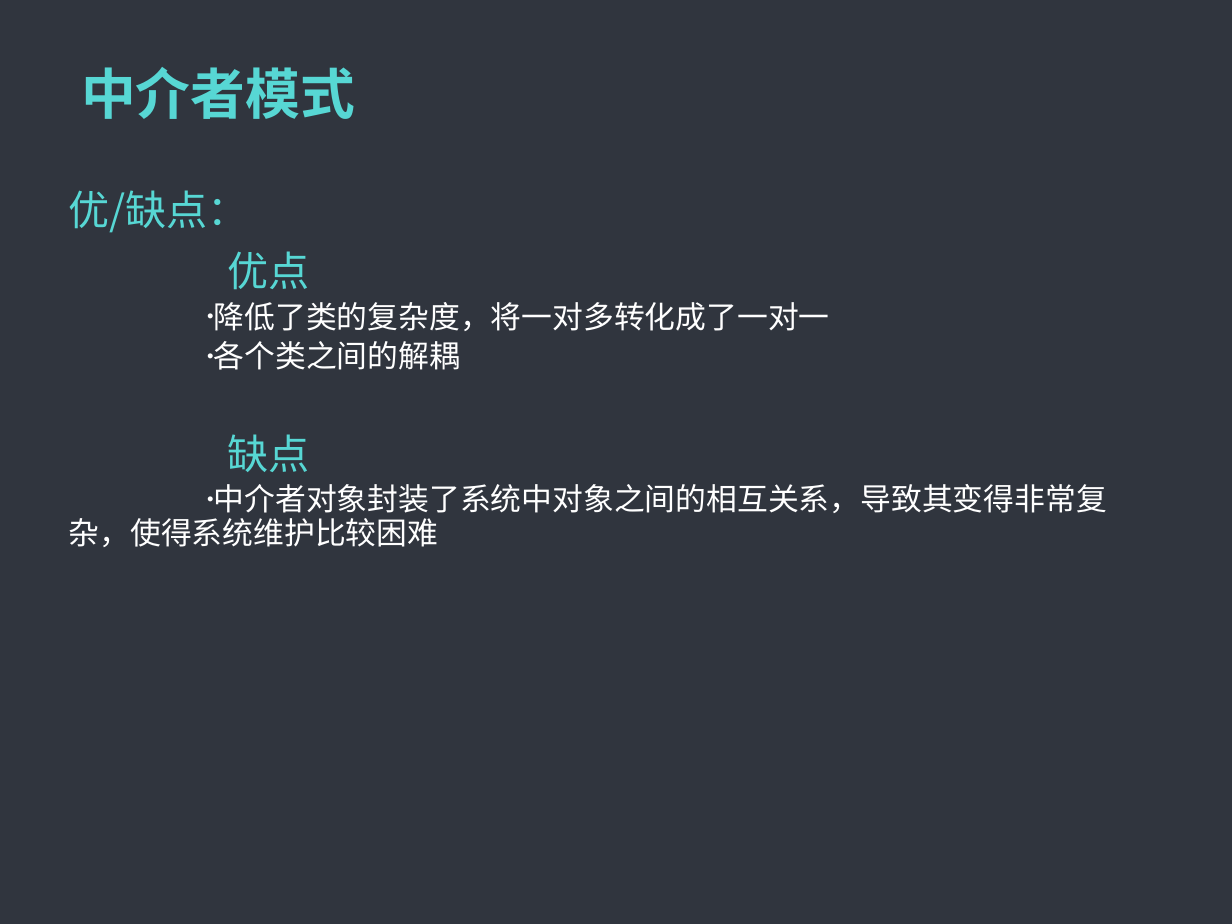
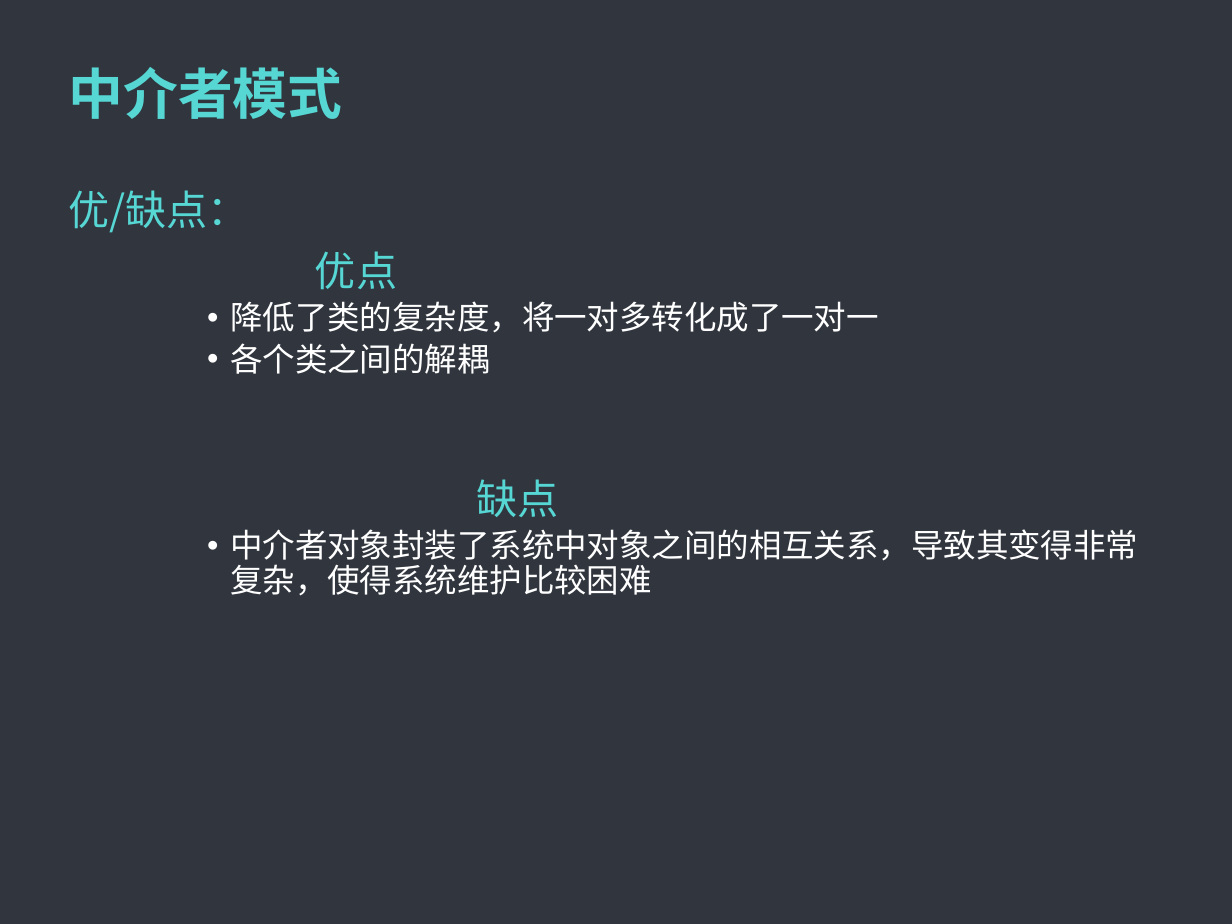
Before and after one commit to MintLy/JavaDesignMode, a slide deck: slide 52 of DesignMode.ppt. Drawn at 1232x924 pixels with LibreOffice and Linux fonts; fonts in the diff are those of the drawing; background and template pictures are left out. Boxes give left, top, right and bottom in pixels: in the first picture for what was removed or moved away, otherwise in the second. Text is boxed around its words. In the diff, an @@ line names an element or a change of style, - is before the commit and + after.

Commit message:
ppt Fixed format

```diff
--- a/DesignMode.ppt
+++ b/DesignMode.ppt
@@ title "中介者模式": place and size @@
-title "中介者模式" at (81, 67, 355, 119)
+title "中介者模式" at (69, 67, 343, 119)
@@ text "优/缺点：" at (69, 190, 1138, 596): size 18 to 19 pt in "降低了类的复杂度，将一对多转化成了一对一", "各个类之间的解耦", "中介者对象封装了系统中对象之间的相互关系，导致其变得非常复杂，使得系统维护比较困难"; indent changed @@
```
Also in this commit, not shown: 42 other slides changed.
